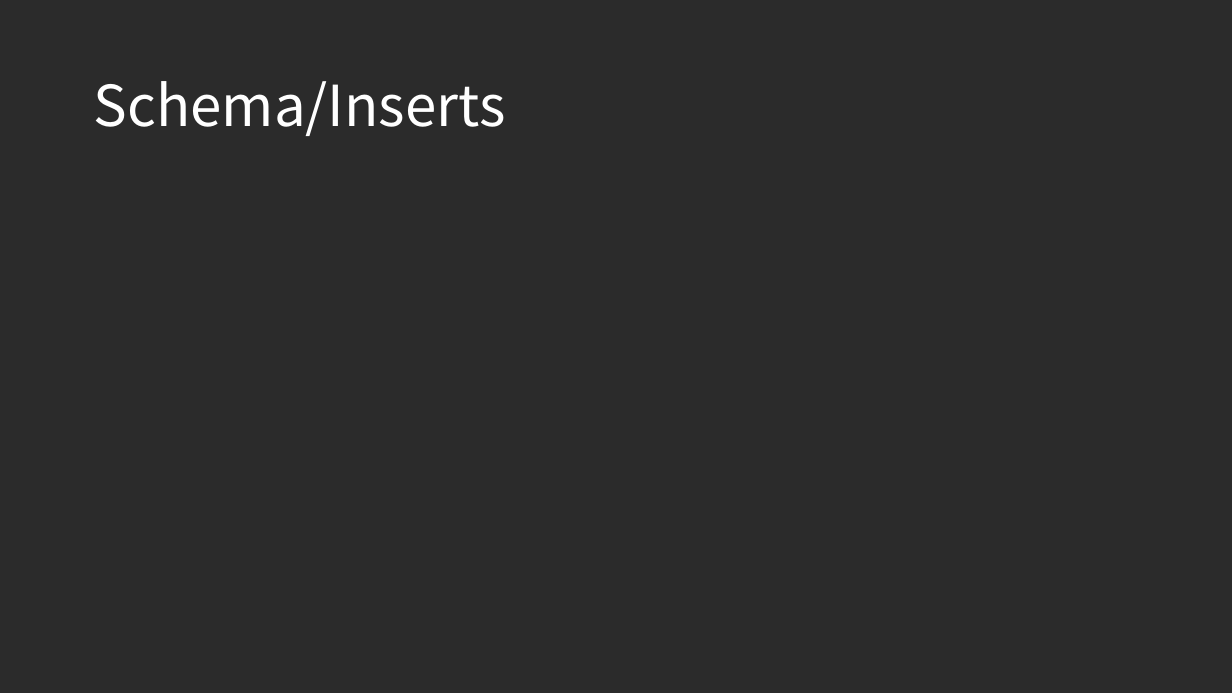
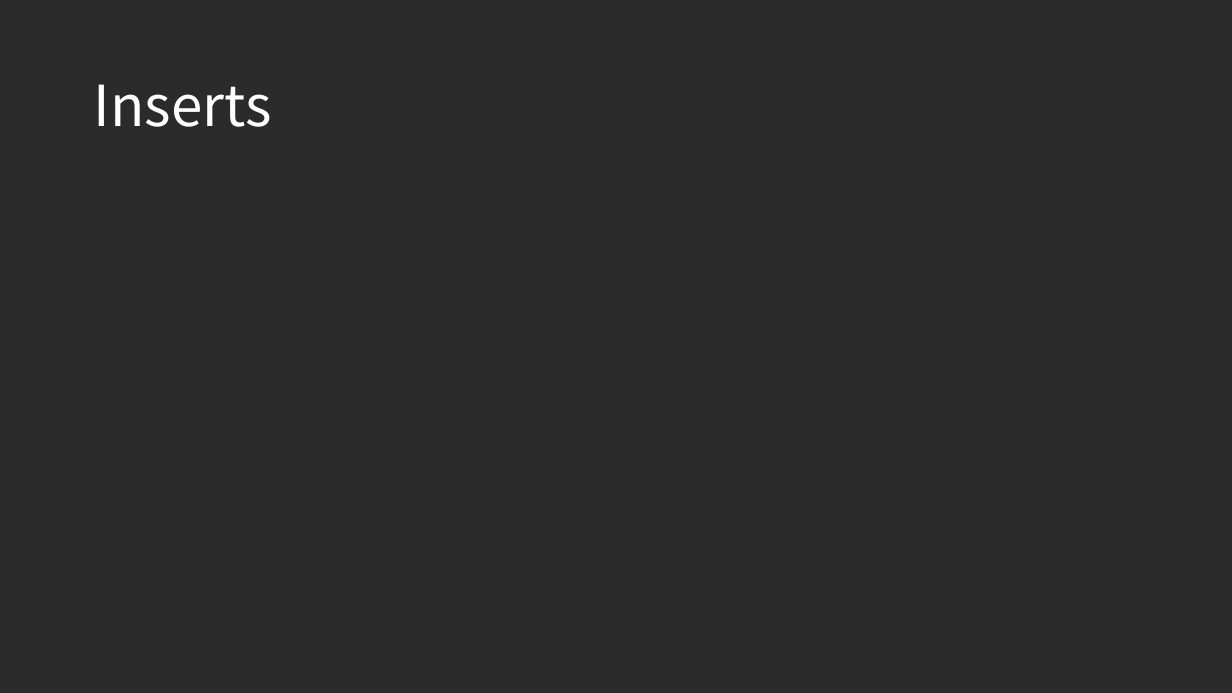
Before and after one commit to pmcintyre3/DBMS_Project5, a slide deck: slide 11 of Diagrams/Project 5 presentation.pptx. Drawn at 1232x693 pixels with LibreOffice and Linux fonts; fonts in the diff are those of the drawing; background and template pictures are left out; a plain dark background stands for a picture behind light text. Boxes give left, top, right and bottom in pixels: in the first picture for what was removed or moved away, otherwise in the second. Text is boxed around its words. In the diff, an @@ line names an element or a change of style, - is before the commit and + after.

```diff
--- a/Diagrams/Project 5 presentation.pptx
+++ b/Diagrams/Project 5 presentation.pptx
@@ text at [94,84,272,127]: text changed @@
-Schema/Inserts
+Inserts
```
Also in this commit, not shown: 6 other slides changed, 1 slide added, 1 slide removed, 3 other files.
